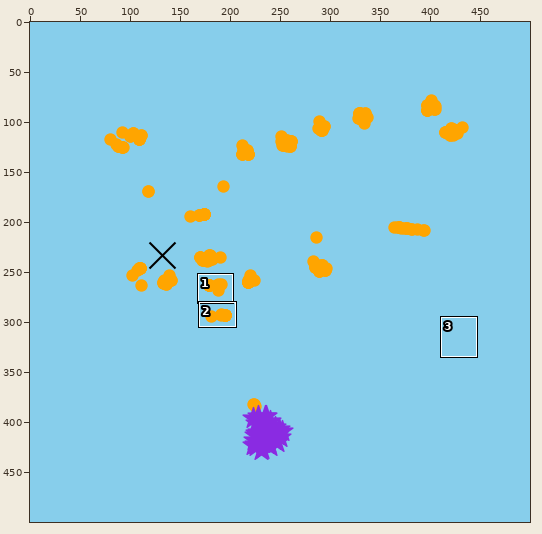
Two versions of one sprite sheet, result_tsne.png. The picture above shows the old version from afar; the outline marks the close-up.
Close-up. Earlier state:
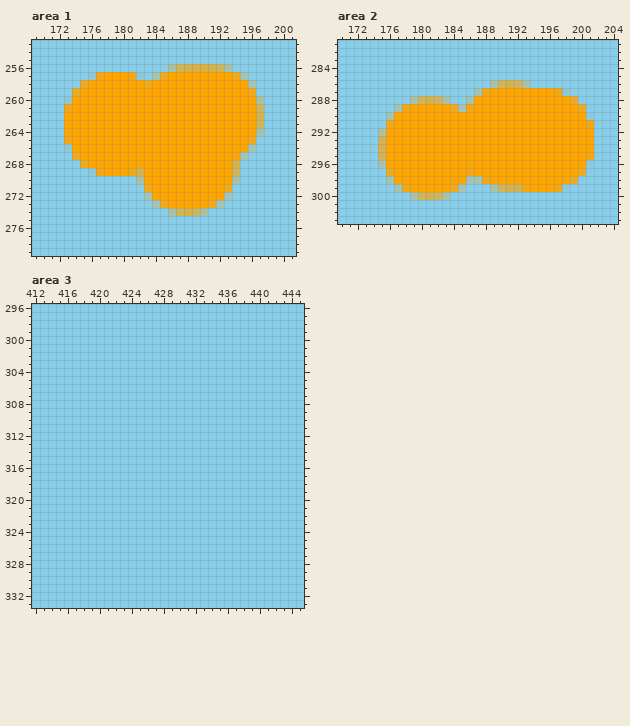
The file is 500x500 pixels. Colours within 5 levels of each other are drawn and written as one. Shown: area 1: x 169..201, y 253..279; area 2: x 170..204, y 281..303; area 3: x 412..445, y 296..333. The commit also changed other parts of the picture, which this record leaves out.
After the commit:
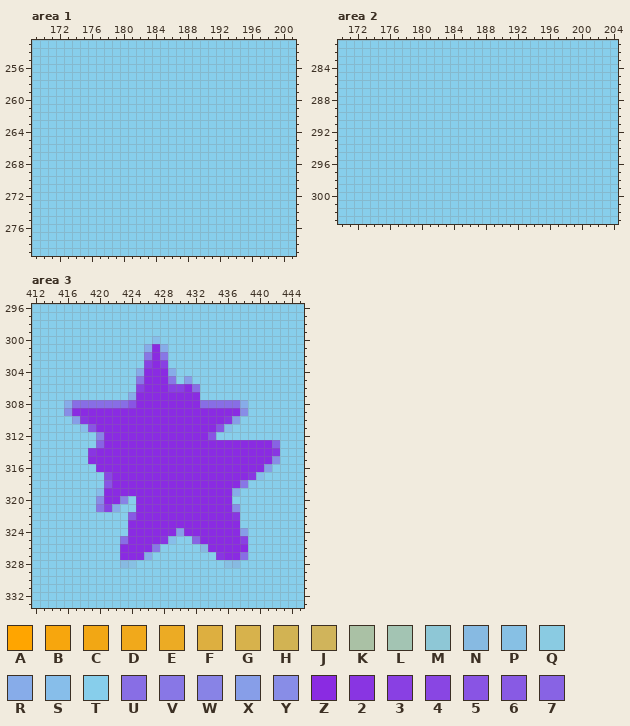
Palette (. is transparent): A #ffa500  B #f7a60d  C #f2a714  D #f1a91b  E #ecab24  F #ddaf40  G #d7b24c  H #d2b353  J #d0b45b  K #aac1a5  L #a3c4b3  M #8ec7d6  N #87bae2  P #87c0e4  Q #8acbe2  R #87ace9  S #87beea  T #87ceeb  U #886ee5  V #8877e6  W #8883e6  X #879ee8  Y #888de7  Z #8a2be2  2 #8935e2  3 #8940e3  4 #8946e3  5 #8954e4  6 #885ae4  7 #8863e4
The edit:
Area 1:
y 256: x 186..193 KJGFFGJK -> TTTTTTTT
y 257: x 176..182 MCAAACM -> TTTTTTT; x 184..195 LDAAAAAAAADL -> TTTTTTTTTTTT
y 258: x 175..196 EAAAAAAADAAAAAAAAAAAAL -> TTTTTTTTTTTTTTTTTTTTTT
y 259: x 174..196 EAAAAAAAAAAAAAAAAAAAAAD -> TTTTTTTTTTTTTTTTTTTTTTT
y 260: x 173..197 MAAAAAAAAAAAAAAAAAAAAAAAK -> TTTTTTTTTTTTTTTTTTTTTTTTT
y 261: x 173..197 CAAAAAAAAAAAAAAAAAAAAAAAJ -> TTTTTTTTTTTTTTTTTTTTTTTTT
y 262: x 173..197 AAAAAAAAAAAAAAAAAAAAAAAAG -> TTTTTTTTTTTTTTTTTTTTTTTTT
y 263: x 173..197 AAAAAAAAAAAAAAAAAAAAAAAAJ -> TTTTTTTTTTTTTTTTTTTTTTTTT
y 264: x 173..197 AAAAAAAAAAAAAAAAAAAAAAAAK -> TTTTTTTTTTTTTTTTTTTTTTTTT
y 265: x 173..196 CAAAAAAAAAAAAAAAAAAAAAAD -> TTTTTTTTTTTTTTTTTTTTTTTT
y 266: x 173..196 MAAAAAAAAAAAAAAAAAAAAAAL -> TTTTTTTTTTTTTTTTTTTTTTTT
y 267: x 174..195 EAAAAAAAAAAAAAAAAAAABL -> TTTTTTTTTTTTTTTTTTTTTT
y 268: x 175..194 EAAAAAAAAAAAAAAAAAAG -> TTTTTTTTTTTTTTTTTTTT
y 269: x 176..194 MCAAACHAAAAAAAAAAAJ -> TTTTTTTTTTTTTTTTTTT
y 270: x 182..194 KAAAAAAAAAAAK -> TTTTTTTTTTTTT
y 271: x 183..193 DAAAAAAAAAD -> TTTTTTTTTTT
y 272: x 183..193 LAAAAAAAAAL -> TTTTTTTTTTT
y 273: x 184..192 LDAAAAADL -> TTTTTTTTT
y 274: x 186..190 KJGJK -> TTTTT
Area 2:
y 286: x 189..193 KJGJK -> TTTTT
y 287: x 187..198 LDAAAAAAAACM -> TTTTTTTTTTTT
y 288: x 179..183 KJGJK -> TTTTT; x 186..199 LAAAAAAAAAAAAE -> TTTTTTTTTTTTTT
y 289: x 177..200 LDAAAAADLCAAAAAAAAAAAAAE -> TTTTTTTTTTTTTTTTTTTTTTTT
y 290: x 176..201 LAAAAAAAAAAAAAAAAAAAAAAAAQ -> TTTTTTTTTTTTTTTTTTTTTTTTTT
y 291: x 176..201 DAAAAAAAAAAAAAAAAAAAAAAAAC -> TTTTTTTTTTTTTTTTTTTTTTTTTT
y 292: x 175..201 KAAAAAAAAAAAAAAAAAAAAAAAAAA -> TTTTTTTTTTTTTTTTTTTTTTTTTTT
y 293: x 175..201 JAAAAAAAAAAAAAAAAAAAAAAAAAA -> TTTTTTTTTTTTTTTTTTTTTTTTTTT
y 294: x 175..201 GAAAAAAAAAAAAAAAAAAAAAAAAAA -> TTTTTTTTTTTTTTTTTTTTTTTTTTT
y 295: x 175..201 JAAAAAAAAAAAAAAAAAAAAAAAAAC -> TTTTTTTTTTTTTTTTTTTTTTTTTTT
y 296: x 175..201 KAAAAAAAAAAAAAAAAAAAAAAAAAQ -> TTTTTTTTTTTTTTTTTTTTTTTTTTT
y 297: x 176..200 DAAAAAAAAACAAAAAAAAAAAAAE -> TTTTTTTTTTTTTTTTTTTTTTTTT
y 298: x 176..199 LAAAAAAAAALLDAAAAAAAAAAE -> TTTTTTTTTTTTTTTTTTTTTTTT
y 299: x 177..185 LDAAAAADL -> TTTTTTTTT; x 189..198 KJGHBAAACQ -> TTTTTTTTTT
y 300: x 179..183 KJGJK -> TTTTT
Area 3:
y 300: x 427 T -> S
y 301: x 426..428 TTT -> RZR
y 302: x 426..428 TTT -> VZV
y 303: x 426..428 TTT -> 3Z3
y 304: x 425..429 TTTTT -> RZZZR
y 305: x 425..429 TTTTT -> VZZZV; x 431 T -> X
y 306: x 425..432 TTTTTTTT -> 3ZZZ33ZU
y 307: x 424..432 TTTTTTTTT -> RZZZZZZZZ
y 308: x 416..438 TTTTTTTTTTTTTTTTTTTTTTT -> RUUUUUUU5ZZZZZZZZUUUUUR
y 309: x 416..438 TTTTTTTTTTTTTTTTTTTTTTT -> YZZZZZZZZZZZZZZZZZZZZZY
y 310: x 417..437 TTTTTTTTTTTTTTTTTTTTT -> X2ZZZZZZZZZZZZZZZZZ2X
y 311: x 418..436 TTTTTTTTTTTTTTTTTTT -> S5ZZZZZZZZZZZZZZZ5S
y 312: x 420..434 TTTTTTTTTTTTTTT -> WZZZZZZZZZZZZZ5
y 313: x 420..442 TTTTTTTTTTTTTTTTTTTTTTT -> 7ZZZZZZZZZZZZZZZZZZZZZ7
y 314: x 419..442 TTTTTTTTTTTTTTTTTTTTTTTT -> 2ZZZZZZZZZZZZZZZZZZZZZZ2
y 315: x 419..442 TTTTTTTTTTTTTTTTTTTTTTTT -> ZZZZZZZZZZZZZZZZZZZZZZZY
y 316: x 420..441 TTTTTTTTTTTTTTTTTTTTTT -> ZZZZZZZZZZZZZZZZZZZZZX
y 317: x 421..440 TTTTTTTTTTTTTTTTTTTT -> 4ZZZZZZZZZZZZZZZZZ2S
y 318: x 421..438 TTTTTTTTTTTTTTTTTT -> 5ZZZZZZZZZZZZZZZZV
y 319: x 420..437 TTTTTTTTTTTTTTTTTT -> SZZZZZZZZZZZZZZZZR
y 320: x 420..423 TTTT -> YZZW; x 425..436 TTTTTTTTTTTT -> ZZZZZZZZZZZZ
y 321: x 420..422 TTT -> V3R; x 425..437 TTTTTTTTTTTTT -> ZZZZZZZZZZZZY
y 322: x 424..437 TTTTTTTTTTTTTT -> 6ZZZZZZZZZZZZ2
y 323: x 424..437 TTTTTTTTTTTTTT -> ZZZZZZZZZZZZZZ
y 324: x 424..438 TTTTTTTTTTTTTTT -> ZZZZZZXZZZZZZZX
y 325: x 423..429 TTTTTTT -> UZZZZ2S; x 432..438 TTTTTTT -> 7ZZZZZ3
y 326: x 423..427 TTTTT -> ZZZZV; x 433..438 TTTTTT -> NZZZZZ
y 327: x 423..426 TTTT -> ZZZR; x 435..438 TTTT -> 2ZZU
y 328: x 423..424 TT -> NP; x 436..437 TT -> PN
Boxes around the changes in both close-ups, in picture pixels (x1, y1, x2, y2):
changed: (64, 64, 264, 216)
changed: (378, 80, 594, 200)
changed: (64, 336, 280, 568)
